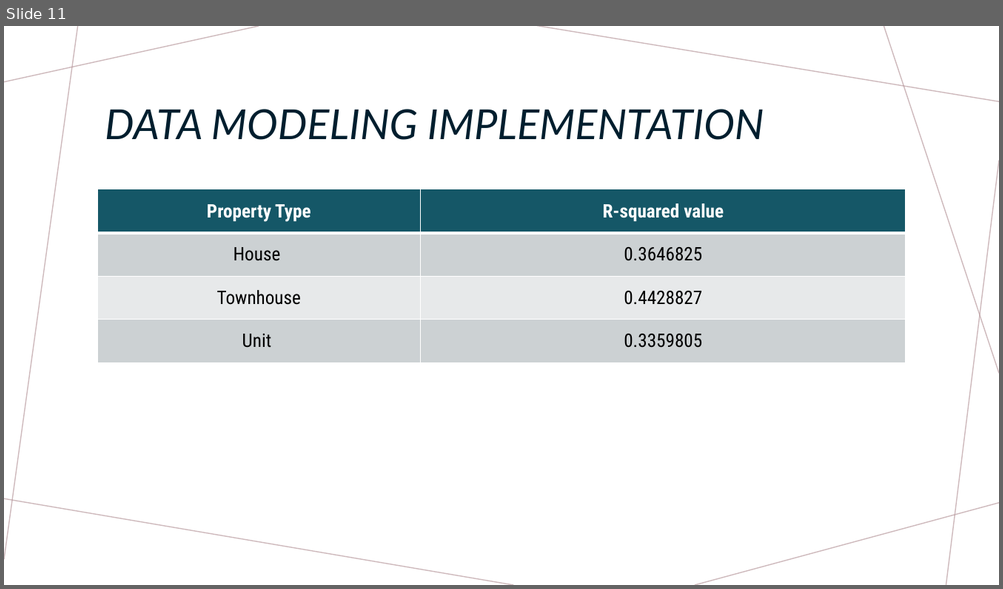
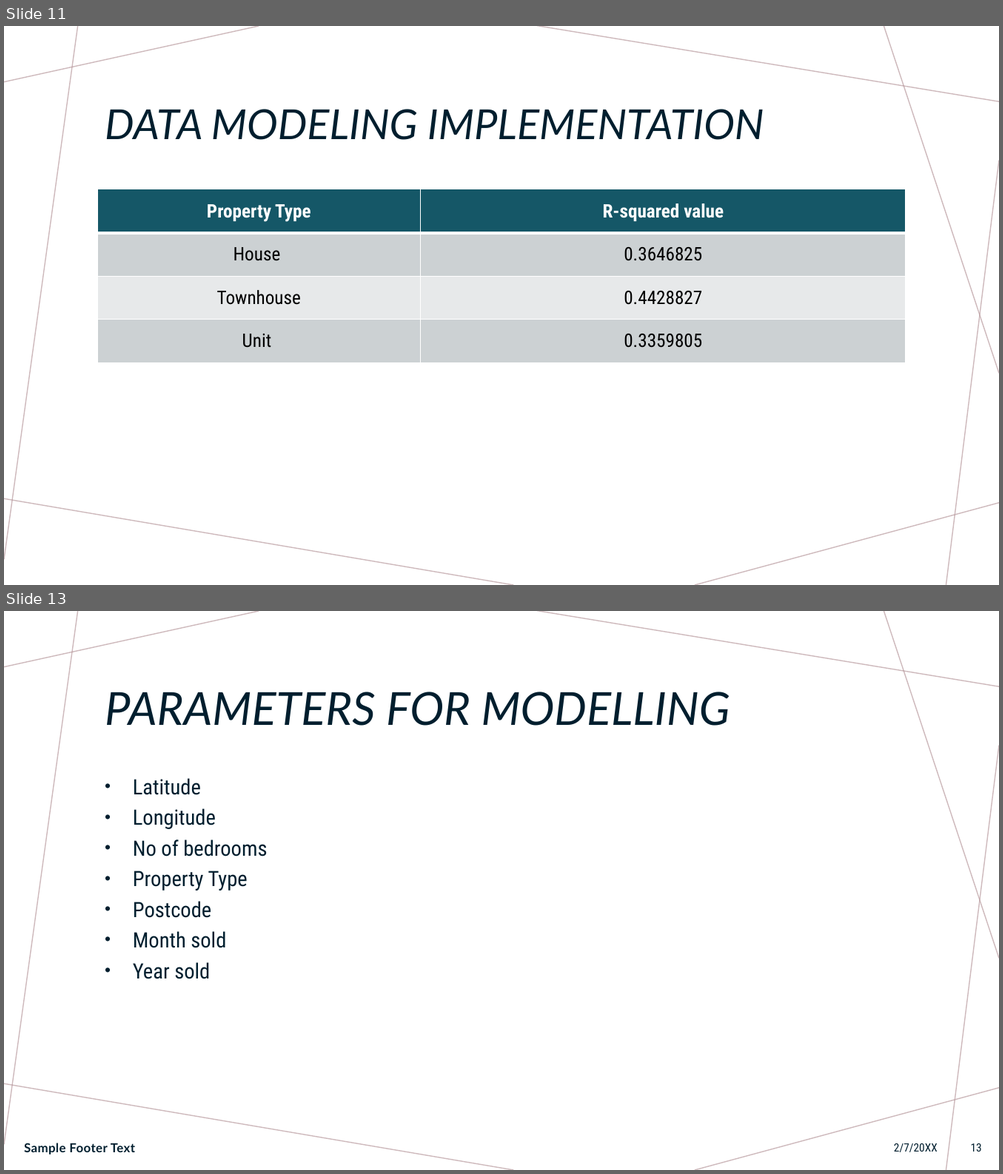
Before and after one commit to Anguyensfg/project-4, a slide deck: Project 4.pptx. Shown one above the other, each under a label of ours: slide 11 before the commit, slides 11 and 13 after it; the slides between them are not shown. The pictures are 1003x589 and 1003x1174 pixels, drawn with LibreOffice and Linux fonts; fonts in the diff are those of the drawing. Boxes give left, top, right and bottom in pixels: in the first picture for what was removed or moved away, otherwise in the second. Text is boxed around its words. In the diff, an @@ line names an element or a change of style, - is before the commit and + after.

Commit message:
Upload deep learning model

```diff
--- a/Project 4.pptx
+++ b/Project 4.pptx
@@ slide 13 added at (4,611,999,1170), background #FFFFFF; not listed: 7 template elements that a slide beside it also shows @@
@@ title added at (105,692,730,726), 44 pt, text #001E2E, italic @@
+PARAMETERS FOR MODELLING
@@ text added at (133,778,267,980), 20.4 pt, text #001E2E @@
+• Latitude
+• Longitude
+• No of bedrooms
+• Property Type
+• Postcode
+• Month sold
+• Year sold
@@ text added at (24,1143,135,1155), 12 pt, text #001E2E, bold @@
+Sample Footer Text
@@ text added at (893,1144,937,1153), 11 pt, text #001E2E @@
+2/7/20XX
@@ page number added at (970,1144,982,1152), 11 pt, text #001E2E @@
+13
```
Also in this commit, not shown: 4 other slides added, 2 other files.
